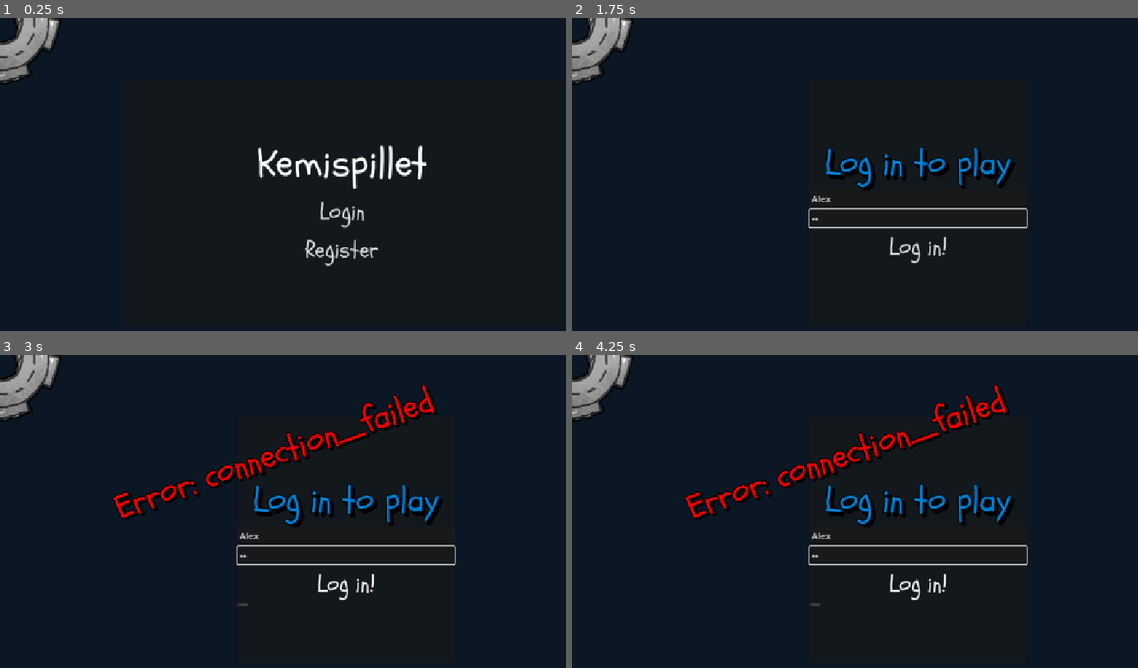
Above: before the commit, frames 1-4 (two rows, left to right).
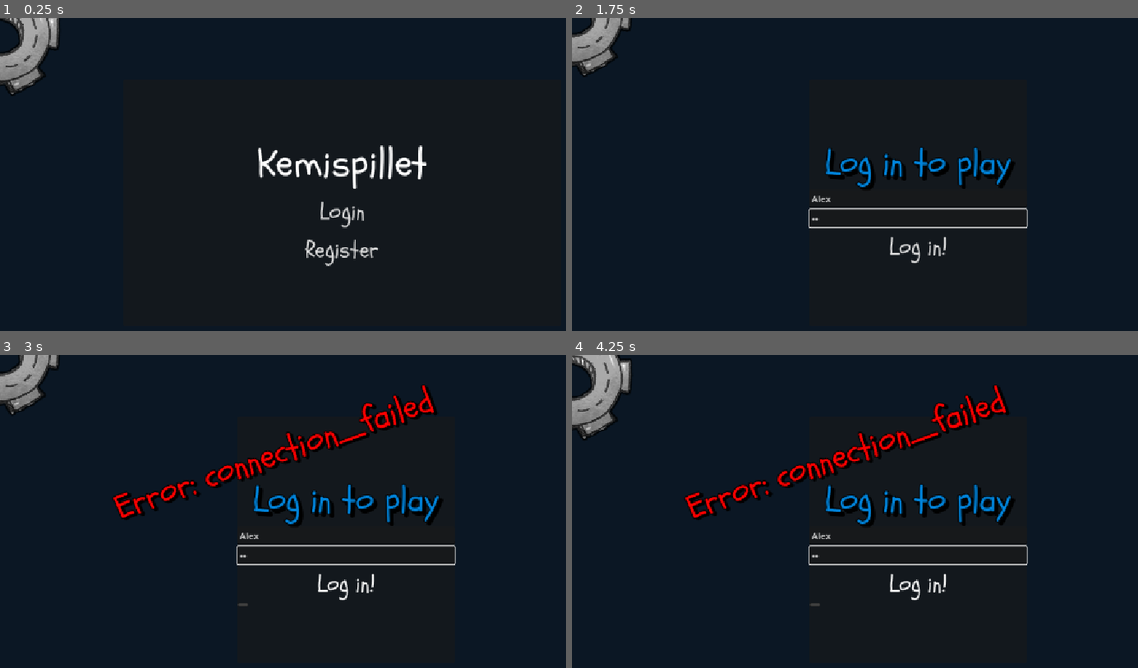
Above: after the commit, the same moments.

Repository: asger-finding/ddu-kemispillet
Game: Godot game, scene res://Scenes/CollectibleScrap.tscn
Two runs of this game, one before a commit and one after it. Both use one fixed random seed, a clock stepped at 60 frames per second and the inputs below. This scene is started directly instead of the project's main scene.
Inputs (mouse positions are in pixels of both pictures, inside the frame that each line leads up to):
- Up to frame 1 (0.25 s): no input
- Up to frame 2 (1.75 s): click "Login" at 0.5 s; click (917, 199) at 1.27 s; type "Alex" at 1.35 s; click (917, 218) at 1.5 s; type "12" at 1.58 s
- Up to frame 3 (3 s): click "Log in!" at 2 s; tap Enter (ui_accept) at 2.75 s; hold Right (Right) from 2.78 s (still down); tap X (Punch) at 2.85 s
- Up to frame 4 (4.25 s): tap Enter (ui_accept) at 3.02, 3.77 s; release Right (Right) at 3.53 s; hold Down (Down) from 3.53 s (still down); tap X (Punch) at 3.6 s

The runs differ from the first frame. In frame 1, 1.0% of the frame differs, in the area x 0-11%, y 0-25%; in frame 2, 1.0%; in frame 3, 0.9%; in frame 4, 1.5%, in the area x 0-11%, y 0-28%.
Error before the commit: Parse Error: Could not find type "Player" in the current scope. (res://Scripts/Classes/Filling.gd:95)

Commit message:
feat: get multiplayer middleware running

Diff:
--- a/game/Root.tscn
+++ b/game/Root.tscn
@@ -1,3 +1,8 @@
-[gd_scene format=3 uid="uid://cq4gf0ctpud42"]
+[gd_scene load_steps=2 format=3 uid="uid://cq4gf0ctpud42"]
+
+[ext_resource type="Script" uid="uid://dxxafuim8y4tc" path="res://Scripts/Multiplayer/MpServer.gd" id="1_gxo8o"]
 
 [node name="Root" type="Node"]
+
+[node name="MpServer" type="Node" parent="."]
+script = ExtResource("1_gxo8o")
--- a/game/Scripts/Classes/Filling.gd
+++ b/game/Scripts/Classes/Filling.gd
@@ -92,6 +92,5 @@
 	return _ray.is_colliding()
 
 func _on_area_2d_body_entered(body: Node2D) -> void:
-	if body is Player:
-		# TODO: Some pickup action
-		queue_free()
+	# TODO: Some pickup action
+	queue_free()
--- a/game/Scripts/Classes/Scrap.gd
+++ b/game/Scripts/Classes/Scrap.gd
@@ -20,6 +20,5 @@
 	global_position.y = _base_position + float_offset
 
 func _on_area_2d_body_entered(body: Node2D) -> void:
-	if body is Player:
-		# TODO: Some pickup action
-		queue_free()
+	# TODO: Some pickup action
+	queue_free()
--- /dev/null
+++ b/game/Scripts/Multiplayer/MpClient.gd
@@ -0,0 +1,18 @@
+extends Node
+
+var socket = WebSocketPeer.new()
+
+func connect_to_host(host_ip: String):
+	var err = socket.connect_to_url(host_ip)
+	if err == OK:
+		print("Connecting to %s..." % host_ip)
+
+		# Wait for the socket to connect.
+		await get_tree().create_timer(2).timeout
+
+		# Try send test data
+		print("> Sending test packet.")
+		socket.send_text("Test packet")
+	else:
+		push_error("Unable to connect.")
+		set_process(false)
--- /dev/null
+++ b/game/Scripts/Multiplayer/MpServer.gd
@@ -0,0 +1,42 @@
+extends Node
+
+const SERVER_PORT := 9090
+
+var ws_peer: WebSocketMultiplayerPeer
+
+func _ready() -> void:
+	ws_peer = WebSocketMultiplayerPeer.new()
+
+	var err := ws_peer.create_server(SERVER_PORT, "*")
+	if err != OK:
+		push_error("MpServer: failed to start WebSocket server on port %d (err=%d)" % [SERVER_PORT, err])
+		return
+
+	get_tree().get_multiplayer().multiplayer_peer = ws_peer
+	get_tree().get_multiplayer().peer_connected.connect(_on_peer_connected)
+	get_tree().get_multiplayer().peer_disconnected.connect(_on_peer_disconnected)
+
+	print("MpServer: WebSocket server listening on localhost:%d" % SERVER_PORT)
+
+func _on_peer_connected(id: int) -> void:
+	print("MpServer: peer connected:", id)
+	rpc("client_add", id)
+
+func _on_peer_disconnected(id: int) -> void:
+	print("MpServer: peer disconnected:", id)
+	rpc("client_remove", id)
+
+@rpc func client_update(x: float, y: float) -> void:
+	var sender: int = get_tree().get_multiplayer().get_remote_sender_id()
+	if sender == 0:
+		return
+	rpc("server_broadcast_update", sender, x, y)
+
+@rpc func server_broadcast_update(peer_id: int, x: float, y: float) -> void:
+	pass
+
+@rpc func client_add(peer_id: int) -> void:
+	pass
+
+@rpc func client_remove(peer_id: int) -> void:
+	pass
--- a/game/project.godot
+++ b/game/project.godot
@@ -19,9 +19,9 @@
 [autoload]
 
 Constants="*res://Scripts/Globals/Constants.gd"
+AudioManager="*res://Scripts/Globals/AudioManager.gd"
+Backend="*res://Scripts/Globals/Backend.gd"
 Account="*res://Scripts/Globals/Account.gd"
-Backend="*res://Scripts/Globals/Backend.gd"
-AudioManager="*res://Scripts/Globals/AudioManager.gd"
 PlayerManager="*res://Scripts/Globals/PlayerManager.gd"
 SceneManager="*res://Scripts/Globals/SceneManager.gd"
 
@@ -39,6 +39,69 @@
 
 [input]
 
+ui_left={
+"deadzone": 0.5,
+"events": [Object(InputEventKey,"resource_local_to_scene":false,"resource_name":"","device":0,"window_id":0,"alt_pressed":false,"shift_pressed":false,"ctrl_pressed":false,"meta_pressed":false,"pressed":false,"keycode":4194319,"physical_keycode":0,"key_label":0,"unicode":0,"location":0,"echo":false,"script":null)
+, Object(InputEventJoypadButton,"resource_local_to_scene":false,"resource_name":"","device":0,"button_index":13,"pressure":0.0,"pressed":false,"script":null)
+, Object(InputEventJoypadMotion,"resource_local_to_scene":false,"resource_name":"","device":0,"axis":0,"axis_value":-1.0,"script":null)
+, Object(InputEventKey,"resource_local_to_scene":false,"resource_name":"","device":-1,"window_id":0,"alt_pressed":false,"shift_pressed":false,"ctrl_pressed":false,"meta_pressed":false,"pressed":false,"keycode":0,"physical_keycode":65,"key_label":0,"unicode":97,"location":0,"echo":false,"script":null)
+]
+}
+ui_right={
+"deadzone": 0.5,
+"events": [Object(InputEventKey,"resource_local_to_scene":false,"resource_name":"","device":0,"window_id":0,"alt_pressed":false,"shift_pressed":false,"ctrl_pressed":false,"meta_pressed":false,"pressed":false,"keycode":4194321,"physical_keycode":0,"key_label":0,"unicode":0,"location":0,"echo":false,"script":null)
+, Object(InputEventJoypadButton,"resource_local_to_scene":false,"resource_name":"","device":0,"button_index":14,"pressure":0.0,"pressed":false,"script":null)
+, Object(InputEventJoypadMotion,"resource_local_to_scene":false,"resource_name":"","device":0,"axis":0,"axis_value":1.0,"script":null)
+, Object(InputEventKey,"resource_local_to_scene":false,"resource_name":"","device":-1,"window_id":0,"alt_pressed":false,"shift_pressed":false,"ctrl_pressed":false,"meta_pressed":false,"pressed":false,"keycode":0,"physical_keycode":68,"key_label":0,"unicode":100,"location":0,"echo":false,"script":null)
+]
+}
+ui_up={
+"deadzone": 0.5,
+"events": [Object(InputEventKey,"resource_local_to_scene":false,"resource_name":"","device":0,"window_id":0,"alt_pressed":false,"shift_pressed":false,"ctrl_pressed":false,"meta_pressed":false,"pressed":false,"keycode":4194320,"physical_keycode":0,"key_label":0,"unicode":0,"location":0,"echo":false,"script":null)
+, Object(InputEventJoypadButton,"resource_local_to_scene":false,"resource_name":"","device":0,"button_index":11,"pressure":0.0,"pressed":false,"script":null)
+, Object(InputEventJoypadMotion,"resource_local_to_scene":false,"resource_name":"","device":0,"axis":1,"axis_value":-1.0,"script":null)
+, Object(InputEventKey,"resource_local_to_scene":false,"resource_name":"","device":-1,"window_id":0,"alt_pressed":false,"shift_pressed":false,"ctrl_pressed":false,"meta_pressed":false,"pressed":false,"keycode":0,"physical_keycode":87,"key_label":0,"unicode":119,"location":0,"echo":false,"script":null)
+]
+}
+ui_down={
+"deadzone": 0.5,
+"events": [Object(InputEventKey,"resource_local_to_scene":false,"resource_name":"","device":0,"window_id":0,"alt_pressed":false,"shift_pressed":false,"ctrl_pressed":false,"meta_pressed":false,"pressed":false,"keycode":4194322,"physical_keycode":0,"key_label":0,"unicode":0,"location":0,"echo":false,"script":null)
+, Object(InputEventJoypadButton,"resource_local_to_scene":false,"resource_name":"","device":0,"button_index":12,"pressure":0.0,"pressed":false,"script":null)
+, Object(InputEventJoypadMotion,"resource_local_to_scene":false,"resource_name":"","device":0,"axis":1,"axis_value":1.0,"script":null)
+, Object(InputEventKey,"resource_local_to_scene":false,"resource_name":"","device":-1,"window_id":0,"alt_pressed":false,"shift_pressed":false,"ctrl_pressed":false,"meta_pressed":false,"pressed":false,"keycode":0,"physical_keycode":83,"key_label":0,"unicode":115,"location":0,"echo":false,"script":null)
+]
+}
+Punch={
+"deadzone": 0.2,
+"events": [Object(InputEventKey,"resource_local_to_scene":false,"resource_name":"","device":-1,"window_id":0,"alt_pressed":false,"shift_pressed":false,"ctrl_pressed":false,"meta_pressed":false,"pressed":false,"keycode":0,"physical_keycode":88,"key_label":0,"unicode":120,"location":0,"echo":false,"script":null)
+, Object(InputEventKey,"resource_local_to_scene":false,"resource_name":"","device":-1,"window_id":0,"alt_pressed":false,"shift_pressed":false,"ctrl_pressed":false,"meta_pressed":false,"pressed":false,"keycode":0,"physical_keycode":81,"key_label":0,"unicode":113,"location":0,"echo":false,"script":null)
+]
+}
+Pause={
+"deadzone": 0.2,
+"events": [Object(InputEventKey,"resource_local_to_scene":false,"resource_name":"","device":0,"window_id":0,"alt_pressed":false,"shift_pressed":false,"ctrl_pressed":false,"meta_pressed":false,"pressed":false,"keycode":0,"physical_keycode":4194305,"key_label":0,"unicode":0,"location":0,"echo":false,"script":null)
+]
+}
+Shop={
+"deadzone": 0.2,
+"events": [Object(InputEventKey,"resource_local_to_scene":false,"resource_name":"","device":-1,"window_id":0,"alt_pressed":false,"shift_pressed":false,"ctrl_pressed":false,"meta_pressed":false,"pressed":false,"keycode":0,"physical_keycode":69,"key_label":0,"unicode":101,"location":0,"echo":false,"script":null)
+]
+}
+BuyCow={
+"deadzone": 0.2,
+"events": [Object(InputEventKey,"resource_local_to_scene":false,"resource_name":"","device":-1,"window_id":0,"alt_pressed":false,"shift_pressed":false,"ctrl_pressed":false,"meta_pressed":false,"pressed":false,"keycode":0,"physical_keycode":49,"key_label":0,"unicode":49,"location":0,"echo":false,"script":null)
+]
+}
+BuyDragon={
+"deadzone": 0.2,
+"events": [Object(InputEventKey,"resource_local_to_scene":false,"resource_name":"","device":-1,"window_id":0,"alt_pressed":false,"shift_pressed":false,"ctrl_pressed":false,"meta_pressed":false,"pressed":false,"keycode":0,"physical_keycode":50,"key_label":0,"unicode":50,"location":0,"echo":false,"script":null)
+]
+}
+BuyShark={
+"deadzone": 0.2,
+"events": [Object(InputEventKey,"resource_local_to_scene":false,"resource_name":"","device":-1,"window_id":0,"alt_pressed":false,"shift_pressed":false,"ctrl_pressed":false,"meta_pressed":false,"pressed":false,"keycode":0,"physical_keycode":51,"key_label":0,"unicode":51,"location":0,"echo":false,"script":null)
+]
+}
 Left={
 "deadzone": 0.5,
 "events": [Object(InputEventKey,"resource_local_to_scene":false,"resource_name":"","device":0,"window_id":0,"alt_presse …(194 unchanged characters)…
@@ -71,21 +134,11 @@
 , Object(InputEventKey,"resource_local_to_scene":false,"resource_name":"","device":-1,"window_id":0,"alt_pressed":false …(183 unchanged characters)…
 ]
 }
-Punch={
-"deadzone": 0.2,
-"events": [Object(InputEventKey,"resource_local_to_scene":false,"resource_name":"","device":-1,"window_id":0,"alt_pressed":false,"shift_pressed":false,"ctrl_pressed":false,"meta_pressed":false,"pressed":false,"keycode":0,"physical_keycode":88,"key_label":0,"unicode":120,"location":0,"echo":false,"script":null)
-, Object(InputEventKey,"resource_local_to_scene":false,"resource_name":"","device":-1,"window_id":0,"alt_pressed":false,"shift_pressed":false,"ctrl_pressed":false,"meta_pressed":false,"pressed":false,"keycode":0,"physical_keycode":81,"key_label":0,"unicode":113,"location":0,"echo":false,"script":null)
-]
-}
-Pause={
-"deadzone": 0.2,
-"events": [Object(InputEventKey,"resource_local_to_scene":false,"resource_name":"","device":0,"window_id":0,"alt_pressed":false,"shift_pressed":false,"ctrl_pressed":false,"meta_pressed":false,"pressed":false,"keycode":0,"physical_keycode":4194305,"key_label":0,"unicode":0,"location":0,"echo":false,"script":null)
-]
-}
 
-[physics]
+[layer_names]
 
-common/physics_interpolation=false
+2d_physics/layer_1="Player interaction with platforms"
+2d_physics/layer_4="Shark interaction with enemy"
 
 [rendering]
 
Not shown, changed: game/Scenes/World.tscn
Not shown, added: game/Scripts/Multiplayer/MpClient.gd.uid
Not shown, added: game/Scripts/Multiplayer/MpServer.gd.uid
Renamed: game/Scenes/World.gd -> game/Scripts/World.gd
Renamed: game/Scenes/World.gd.uid -> game/Scripts/World.gd.uid
Not shown, changed: .gitignore
Not shown, added: backend/.env.example
Not shown, added: backend/destroy.sh
Not shown, added: backend/nginx.conf
Not shown, changed: backend/provision/Db.sql
Not shown, removed: backend/run.sh
Not shown, added: backend/scripts/setup_apache.sh
(and 3 more such lines)
